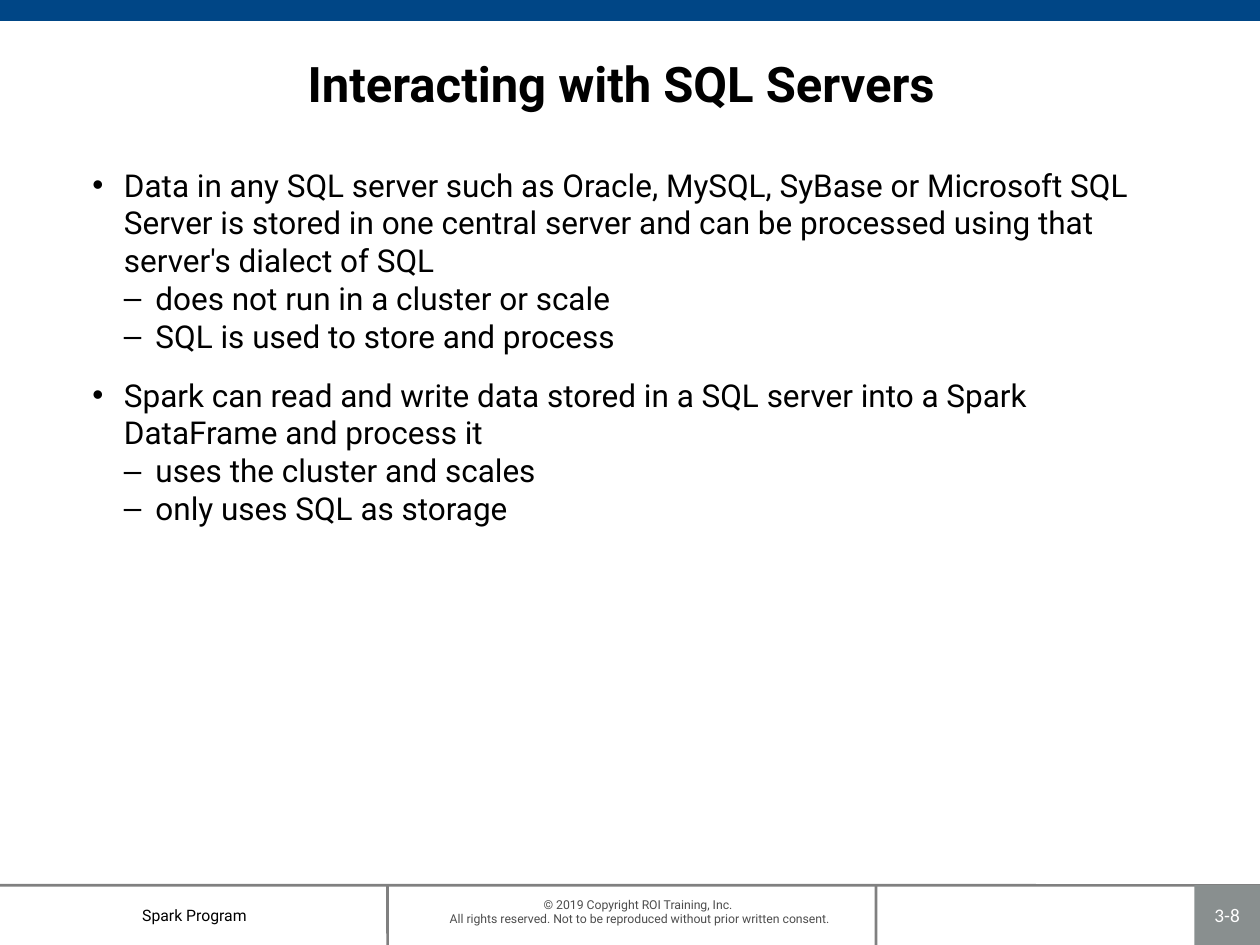
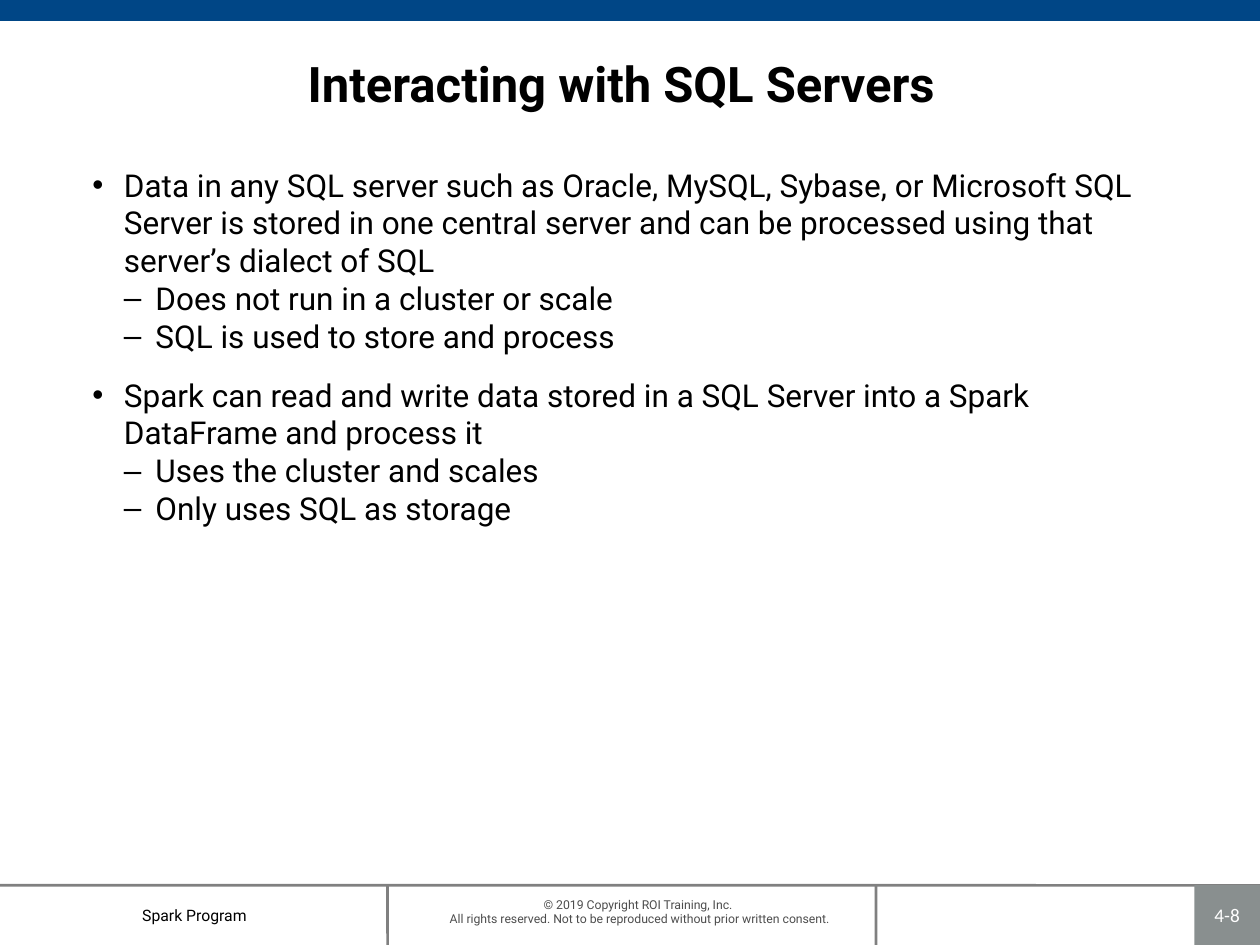
Before and after one commit to roitraining/SparkProgram, a slide deck: slide 8 of Day3/Ch04_SparkSQL.pptx. Drawn at 1260x945 pixels with LibreOffice and Linux fonts; fonts in the diff are those of the drawing; background and template pictures are left out. Boxes give left, top, right and bottom in pixels: in the first picture for what was removed or moved away, otherwise in the second. Text is boxed around its words. In the diff, an @@ line names an element or a change of style, - is before the commit and + after.

```diff
--- a/Day3/Ch04_SparkSQL.pptx
+++ b/Day3/Ch04_SparkSQL.pptx
@@ text at box(124, 173, 1131, 311): text changed @@
-• Data in any SQL server such as Oracle, MySQL, SyBase or Microsoft SQL Server is stored in one central server and can be processed using that server's dialect of SQL
-  – does not run in a cluster or scale
+• Data in any SQL server such as Oracle, MySQL, Sybase, or Microsoft SQL Server is stored in one central server and can be processed using that server’s dialect of SQL
+  – Does not run in a cluster or scale
@@ text at box(124, 383, 1029, 527): text changed @@
-• Spark can read and write data stored in a SQL server into a Spark DataFrame and process it
-  – uses the cluster and scales
-  – only uses SQL as storage
+• Spark can read and write data stored in a SQL Server into a Spark DataFrame and process it
+  – Uses the cluster and scales
+  – Only uses SQL as storage
@@ page number at box(1214, 909, 1239, 922): text changed @@
-3-8
+4-8
```
Also in this commit, not shown: 17 other slides changed, 1 other file.
